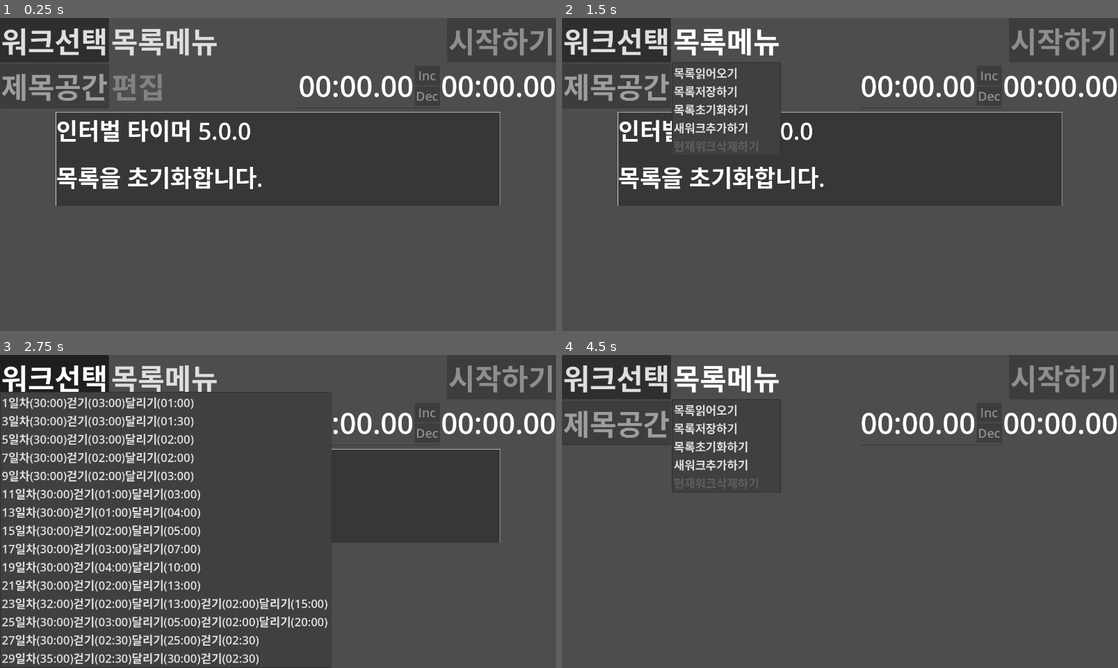
Above: before the commit, frames 1-4 (two rows, left to right).
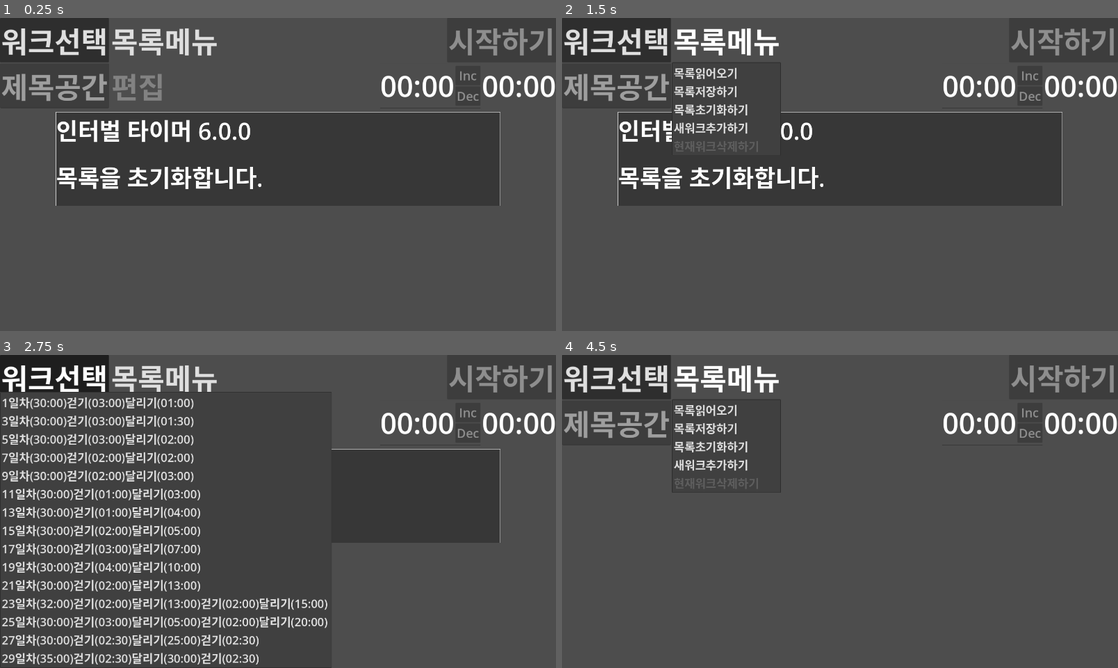
Above: after the commit, the same moments.

Repository: kasworld/maranic
Game: Godot game, scene res://main.tscn
Two runs of this game, one before a commit and one after it. Both use one fixed random seed, a clock stepped at 60 frames per second and the inputs below.
Inputs:
- Up to frame 1 (0.25 s): no input
- Up to frame 2 (1.5 s): click "워크선택" at 0.5 s; click "목록메뉴" at 1.25 s
- Up to frame 3 (2.75 s): click "워크선택" at 2 s
- Up to frame 4 (4.5 s): click "목록메뉴" at 2.75 s; click "워크선택" at 3.5 s; click "목록메뉴" at 4.25 s

The runs differ from the first frame. In frame 1, 1.1% of the frame differs, in the area x 35-94%, y 17-40%; in frame 2, 1.1%; in frame 3, 0.9%; in frame 4, 1.1%.

Commit message:
update timeedit

Diff:
--- a/lib/tickutil.gd
+++ b/lib/tickutil.gd
@@ -21,3 +21,11 @@
 
 static func tick2str(tick :float)->String:
 	return TickLib.tickdict2str(TickLib.tick2dict(tick))
+
+static func tickdict2stri(td :Dictionary)->String:
+	if td.hour == 0:
+		return "%02d:%02d" % [td.min, td.sec]
+	return "%d:%02d:%02d" % [td.hour, td.min, td.sec]
+
+static func tick2stri(tick :float)->String:
+	return TickLib.tickdict2stri(TickLib.tick2dict(tick))
--- a/main.gd
+++ b/main.gd
@@ -22,7 +22,7 @@
 func _ready() -> void:
 	var vp_rect = get_viewport_rect()
 	var msgrect = Rect2( vp_rect.size.x * 0.1 ,vp_rect.size.y * 0.3 , vp_rect.size.x * 0.8 , vp_rect.size.y * 0.3 )
-	$TimedMessage.init(msgrect, tr("인터벌 타이머 5.0.0"))
+	$TimedMessage.init(msgrect, tr("인터벌 타이머 6.0.0"))
 	WorkListMenuButton.get_popup().theme = preload("res://menulist_theme.tres")
 	CmdMenuButton.get_popup().theme = preload("res://menulist_theme.tres")
 	WorkListMenuButton.get_popup().index_pressed.connect(work_list_menu_index_pressed)
--- a/subwork_node.gd
+++ b/subwork_node.gd
@@ -11,10 +11,11 @@
 func _ready() -> void:
 	$MenuButton.get_popup().theme = preload("res://menulist_theme.tres")
 	$MenuButton.get_popup().index_pressed.connect(menu_index_pressed)
-	$TimeEdit.time_changed.connect(add_subwork_second)
+	$TimeEdit.init(0,true,0,99,false)
+	$TimeEdit.value_changed.connect(set_subwork_second)
 
-func add_subwork_second(diff :int) ->void:
-	subwork.second += diff
+func set_subwork_second() ->void:
+	subwork.second = $TimeEdit.get_value()
 	if subwork.second < 0 :
 		subwork.second = 0
 	reset_time()
@@ -28,13 +29,12 @@
 func reset()->void:
 	subwork_index = -1
 	subwork = null
-	$TimeEdit.clear()
-	$SecRemainLabel.text = TickLib.tick2str(0)
+	$TimeEdit.reset()
+	$SecRemainLabel.text = TickLib.tick2stri(0)
 	$NameEdit.text = ""
 
 func update_time_labels()->void:
-	$TimeEdit.set_sec(subwork.second)
-	$SecRemainLabel.text = TickLib.tick2str(remainSec)
+	$SecRemainLabel.text = TickLib.tick2stri(remainSec)
 
 func disable_buttons(b :bool)->void:
 	$MenuButton.disabled = b
@@ -42,6 +42,7 @@
 
 func reset_time()->void:
 	remainSec = subwork.second
+	$TimeEdit.set_init_value(remainSec)
 
 func get_label_text()->String:
 	return $NameEdit.text
--- a/time_edit/time_edit.gd
+++ b/time_edit/time_edit.gd
@@ -1,31 +1,79 @@
 extends PanelContainer
+
+class_name TimeEdit
 
 @onready var seclabel = $HBoxContainer/SecLabel
 @onready var incbtn = $HBoxContainer/VBoxContainer/SecIncButton
 @onready var decbtn = $HBoxContainer/VBoxContainer/SecDecButton
 
-signal time_changed(diff :int)
+signal value_changed() # emit button up
+signal over_limit_low_reached() # emit when try dec on low limit value
+signal over_limit_high_reached() # emit when try inc on high limit value
 
-var click_inc_sec = 10
-var repeat_inc_sec = 0
-var max_inc_sec = 60
+var limit_high :int
+var use_limit_high :bool
+var init_value :int
+var limit_low :int
+var use_limit_low :bool
+var current_value :int
 
-func set_sec(s :int)->void:
-	seclabel.text = TickLib.tick2str(s)
+func init(llow :int, uselow :bool, val :int, lhigh :int, usehigh :bool)->void:
+	limit_low = llow
+	use_limit_low = uselow
+	init_value = val
+	limit_high = lhigh
+	use_limit_high = usehigh
+	reset()
 
-func clear()->void:
-	seclabel.text = TickLib.tick2str(0)
+func set_init_value(v :int)->void:
+	init_value = v
+	reset()
+
+func reset()->void:
+	current_value = init_value
+	update_label()
+
+func update_label()->void:
+	$HBoxContainer/SecLabel.text = TickLib.tick2stri(current_value)
+
+func get_value()->int:
+	return current_value
 
 func disable_buttons(b :bool)->void:
 	decbtn.disabled = b
 	incbtn.disabled = b
+
+func inc(v :int)->void:
+	var oldval = current_value
+	current_value += v
+	if use_limit_high:
+		if current_value >= limit_high:
+			current_value = limit_high
+			over_limit_high_reached.emit()
+	if current_value != oldval:
+		value_changed.emit()
+		update_label()
+
+func dec(v :int)->void:
+	var oldval = current_value
+	current_value -= v
+	if use_limit_low:
+		if current_value <= limit_low:
+			current_value = limit_low
+			over_limit_low_reached.emit()
+	if current_value != oldval:
+		value_changed.emit()
+		update_label()
+
+const click_inc_sec = 1
+var repeat_inc_sec = 0
 
 func _on_sec_dec_button_button_down() -> void:
 	repeat_inc_sec = -1
 	$Timer.start(0.1)
 func _on_sec_dec_button_button_up() -> void:
 	if repeat_inc_sec == -1 :
-		time_changed.emit(-click_inc_sec)
+		dec(click_inc_sec)
 	repeat_inc_sec = 0
 	$Timer.stop()
 
@@ -34,17 +82,14 @@
 	$Timer.start(0.1)
 func _on_sec_inc_button_button_up() -> void:
 	if repeat_inc_sec == 1 :
-		time_changed.emit(click_inc_sec)
+		inc(click_inc_sec)
 	repeat_inc_sec = 0
 	$Timer.stop()
 
 func _on_timer_timeout() -> void:
-	time_changed.emit(repeat_inc_sec)
 	if repeat_inc_sec < 0 :
+		dec(-repeat_inc_sec)
 		repeat_inc_sec -=1
-		if repeat_inc_sec < -max_inc_sec :
-			repeat_inc_sec = -max_inc_sec
 	else :
+		inc(repeat_inc_sec)
 		repeat_inc_sec +=1
-		if repeat_inc_sec > max_inc_sec :
-			repeat_inc_sec = max_inc_sec
